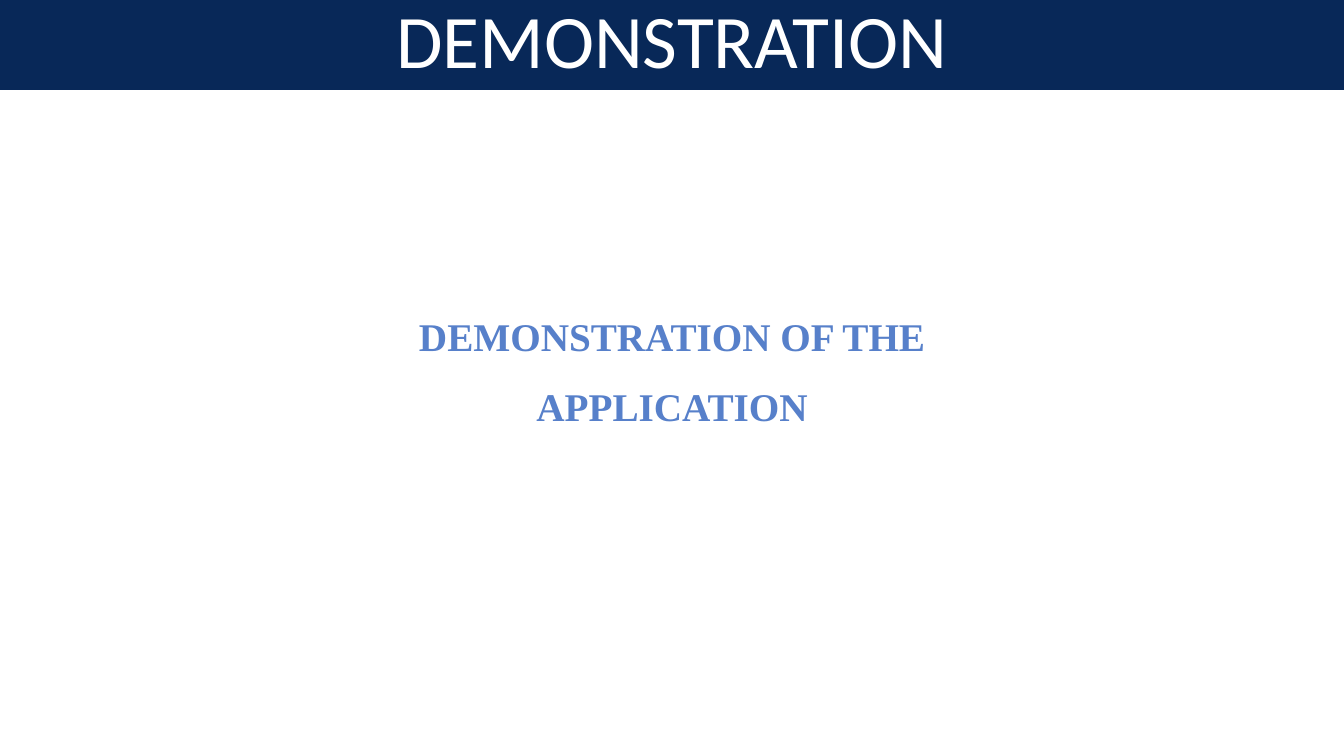
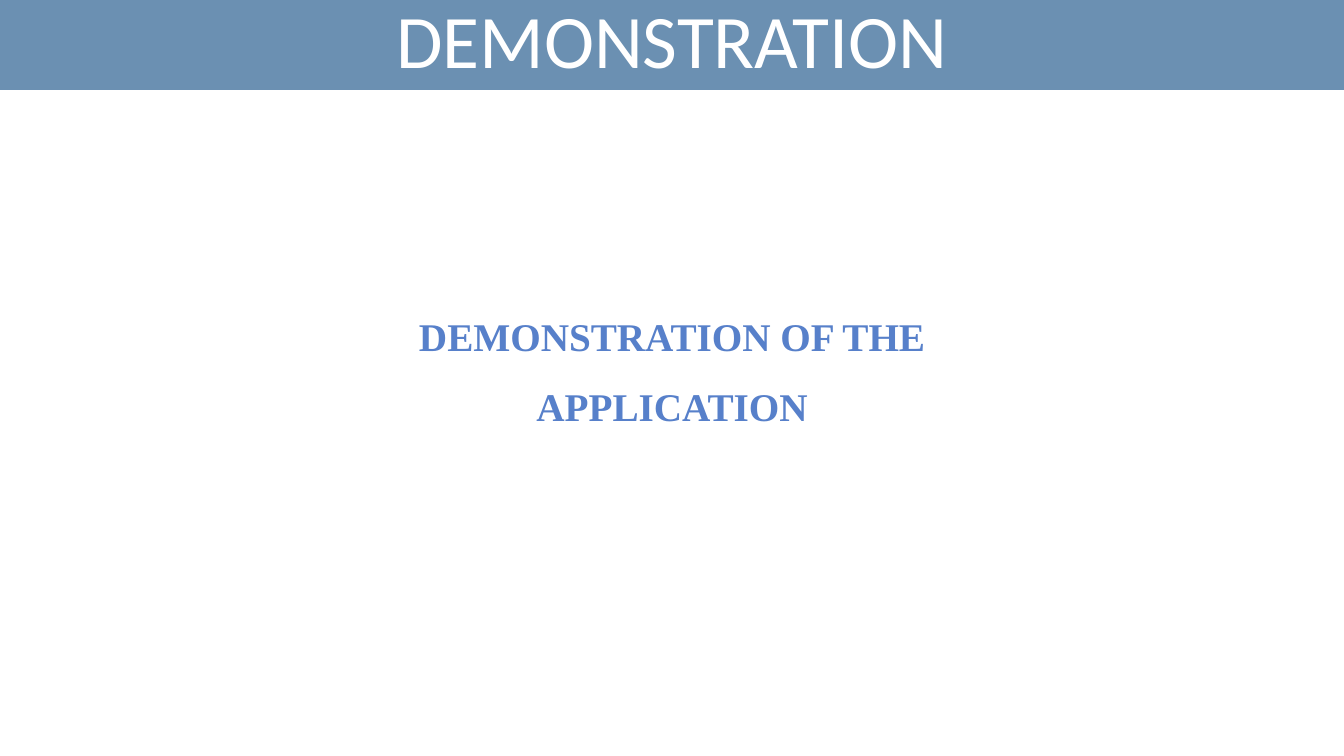
Before and after one commit to kanzuesther/level-2-report-and-diagrams, a slide deck: slide 15 of Presentation1.pptx (slide 14 before the commit). Drawn at 1344x756 pixels with LibreOffice and Linux fonts; fonts in the diff are those of the drawing; background and template pictures are left out. Boxes give left, top, right and bottom in pixels: in the first picture for what was removed or moved away, otherwise in the second. Text is boxed around its words. In the diff, an @@ line names an element or a change of style, - is before the commit and + after.

```diff
--- a/Presentation1.pptx
+++ b/Presentation1.pptx
@@ title "DEMONSTRATION" at <box>0,0,1344,90</box>: fill #082858 to #6B90B2 @@
```
Also in this commit, not shown: 4 other slides changed, 1 slide added.
